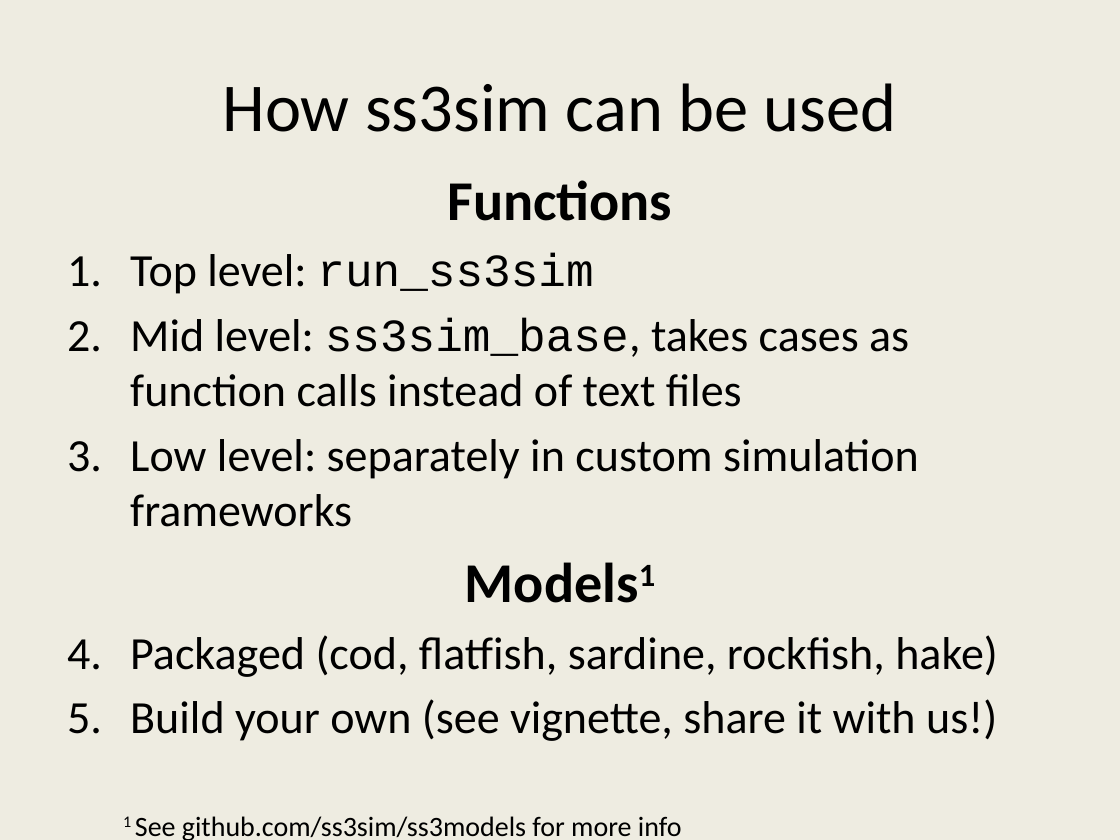
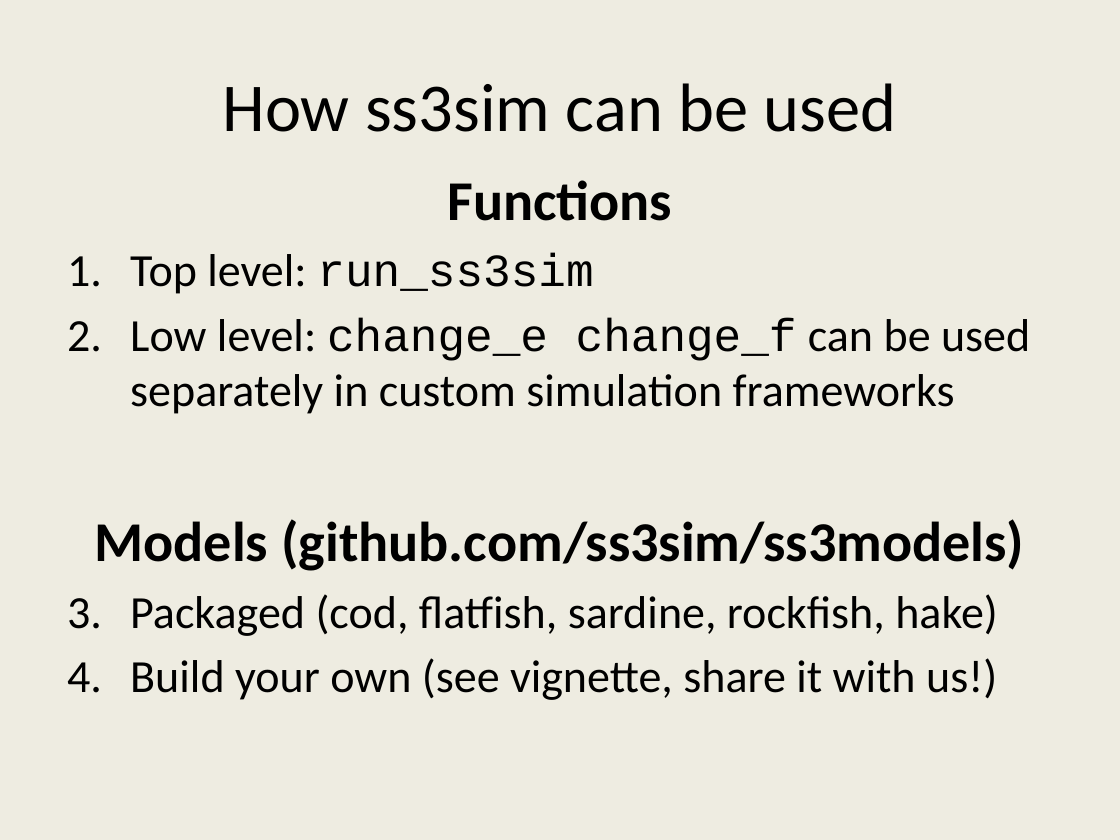
Before and after one commit to ss3sim/workshop, a slide deck: slide 27 of ss3sim_workshop.pptx (slide 23 before the commit). Drawn at 1120x840 pixels with LibreOffice and Linux fonts; fonts in the diff are those of the drawing. Boxes give left, top, right and bottom in pixels: in the first picture for what was removed or moved away, otherwise in the second. Text is boxed around its words. In the diff, an @@ line names an element or a change of style, - is before the commit and + after.

```diff
--- a/ss3sim_workshop.pptx
+++ b/ss3sim_workshop.pptx
@@ text at [95, 318, 1030, 571]: text changed @@
-2. Mid level: ss3sim_base, takes cases as function calls instead of text files
-3. Low level: separately in custom simulation frameworks
-Models1
+2. Low level: change_e change_f can be used separately in custom simulation frameworks
+Models (github.com/ss3sim/ss3models)
@@ text removed at [123, 816, 682, 840] @@
-1 See github.com/ss3sim/ss3models for more info
```
Also in this commit, not shown: 13 other slides changed, 5 slides added, 1 slide removed, 4 other files.
